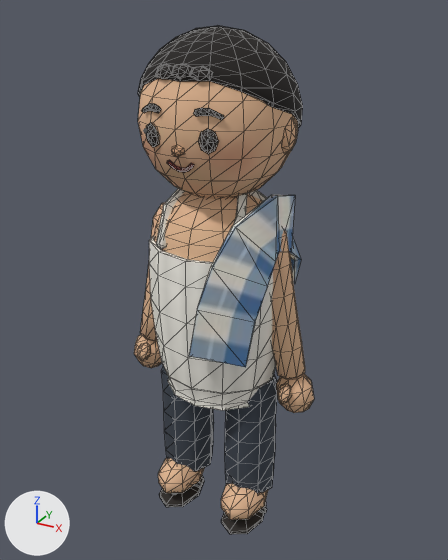
The glTF model public/assets/models/npc-boon65-mobile.glb, before and after one commit.
Both versions are drawn from a camera (50 mm lens) standing at (0.903, -1.605, 1.695) and looking at (0.004, 0.029, 0.878). The axes (+X, +Y, +Z) are drawn at lower left. The lights are the same throughout. The first picture is the older version. Mesh edges are drawn as thin lines. Vertices at exactly the same position are counted once.

Before the edit, the objects in view are built like this:
```python
me_boon65_mesh = bpy.data.meshes.new('Boon65_Mesh')
me_boon65_mesh.from_pydata(...)  # 1431 vertices, 2708 faces; spans x -0.35..0.35, y -0.24..0.24, z 0.0..1.65
# faces by material slot: [2548, 160]
me_boon65_mesh.materials.append(mat_npc_felt)  # picture img_boon65_palette
me_boon65_mesh.materials.append(mat_npc_gloss)  # picture img_boon65_palette
ob_boon65_mesh = bpy.data.objects.new('Boon65_Mesh', me_boon65_mesh)
ob_boon65_mesh.location = (0.0, 0.0, 0.0)
```
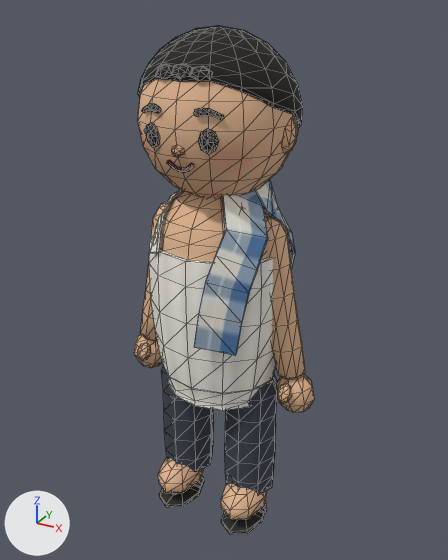
Where the change shows, as pixel boxes [x1, y1, x2, y2] in the pictures (448 x 560 px; the box of a moved part takes in the faces that stretch with it):
part 1 of me_boon65_mesh, added
    after: [194, 181, 295, 356]
part 2 of me_boon65_mesh, moved or reshaped
    before: [156, 188, 301, 367]
    after: [150, 189, 183, 253]
part 3 of me_boon65_mesh, surface changed
    before: [236, 190, 279, 262]

What changed in the scene script:
```text
Change me_boon65_mesh:
    used by ob_boon65_mesh; location = (0.0, 0.0, 0.0)
    remove me_boon65_mesh.from_pydata(...)  # 1431 vertices, 2708 faces; spans x -0.35..0.35, y -0.24..0.24, z 0.0..1.65
    add me_boon65_mesh.from_pydata(...)  # 1455 vertices, 2756 faces; spans x -0.35..0.35, y -0.23..0.24, z 0.0..1.65
    me_boon65_mesh part 1: a new loose piece of 44 vertices spanning x 0.04..0.21, y -0.22..0.22, z 0.74..1.24, in mat_npc_felt (picture img_boon65_palette)
    me_boon65_mesh part 2
    54 vertices are removed from x -0.14..0.24, y -0.24..0.23, z 0.71..1.21
    138 faces are deleted
    38 vertices move from x -0.14..0.23, y -0.17..0.16, z 1.02..1.22 to x -0.16..0.16, y -0.18..0.18, z 1.01..1.21
    34 vertices are added at x -0.15..0.16, y -0.18..0.18, z 1.0..1.21
    102 new faces join them, mat_npc_felt (picture img_boon65_palette)
    me_boon65_mesh part 3: 26 kept faces spanning x -0.16..0.14, y -0.08..0.12, z 1.1..1.21 get new texture (UV) coordinates
```
